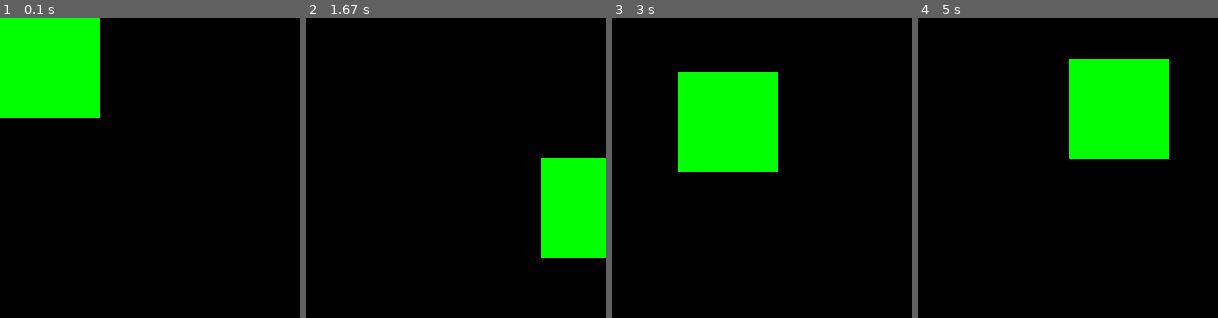
Above: before the commit, frames 1-4 (left to right).
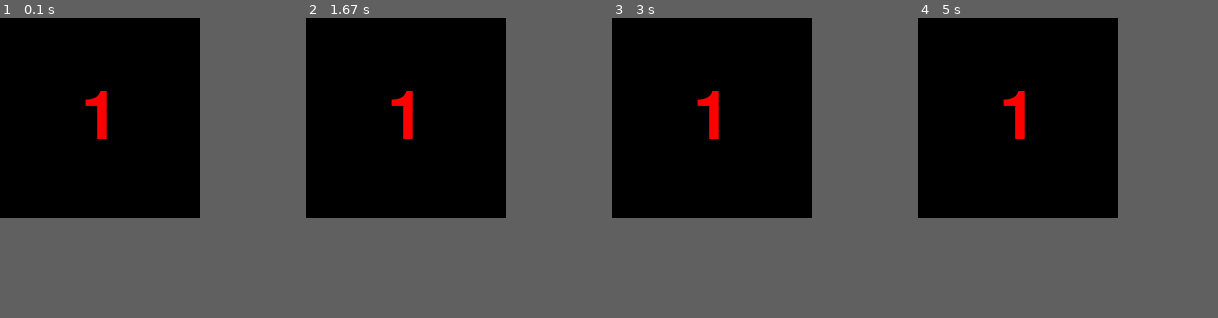
Above: after the commit, the same moments.

Repository: AidarusIkarus/pygame
Game: pygame game, started from main.py
Two runs of this game, one before a commit and one after it. Both use one fixed random seed, a clock stepped at 60 frames per second and the inputs below.
Inputs (mouse positions are in pixels of both pictures, inside the frame that each line leads up to):
- Up to frame 1 (0.1 s): no input
- Up to frame 2 (1.67 s): press the mouse at (357, 69) at 0.37 s; move the mouse to (411, 135) at 0.47 s; release the mouse at (468, 204) at 0.6 s; press the mouse at (468, 204) at 0.7 s; move the mouse to (483, 219) at 0.8 s; release the mouse at (498, 234) at 0.93 s; press the mouse at (468, 204) at 1.03 s; move the mouse to (516, 189) at 1.13 s; release the mouse at (564, 177) at 1.27 s
- Up to frame 3 (3 s): press the mouse at (879, 207) at 1.93 s; move the mouse to (777, 156) at 2.03 s; release the mouse at (672, 108) at 2.17 s; press the mouse at (690, 108) at 2.83 s; move the mouse to (729, 123) at 2.93 s
- Up to frame 4 (5 s): release the mouse at (1071, 138) at 3.07 s; press the mouse at (1071, 138) at 3.73 s; move the mouse to (1125, 210) at 3.83 s; release the mouse at (1179, 282) at 3.97 s; press the mouse at (1173, 273) at 4.63 s; move the mouse to (1143, 189) at 4.73 s; release the mouse at (1113, 102) at 4.87 s
In our replay, the window is 300x300 before the commit and 200x200 after it. These sizes can differ from the game's own. Grey fills any space a smaller window leaves; there, only what the larger window draws over its background counts as a difference.

The runs differ from the first frame. In frame 1, 12% of the frame differs, in the area x 0-36%, y 0-41%; in frame 2, 7.8%; in frame 3, 11%; in frame 4, 12%, in the area x 28-84%, y 13-47%.

Commit message:
pg2 4 Я слежу за тобой!

Diff:
--- a/main.py
+++ b/main.py
@@ -2,33 +2,26 @@
 
 if __name__ == '__main__':
     pygame.init()
-    pygame.display.set_caption('Перетаскивание')
-    size = (300, 300)
+    pygame.font.init()
+    pygame.display.set_caption('Я слежу за тобой!')
+    size = (200, 200)
 
     screen = pygame.display.set_mode(size)
     clock = pygame.time.Clock()
     running = True
-    boolean = False
-    x, y = 0, 0
-    prev_x, prev_y, new_x, new_y = 0, 0, 0, 0
+    count = 1
 
     while running:
         for event in pygame.event.get():
             if event.type == pygame.QUIT:
                 running = False
-            if event.type == pygame.MOUSEBUTTONDOWN:
-                if x < event.pos[0] < x + 100 and y < event.pos[1] < y + 100:
-                    boolean = True
+            if event.type == pygame.ACTIVEEVENT and event.state == pygame.APPACTIVE and event.gain == 0:
+                count += 1
 
-            if event.type == pygame.MOUSEMOTION:
-                if boolean:
-                    new_x, new_y = event.rel
-                    x += new_x
-                    y += new_y
-            if event.type == pygame.MOUSEBUTTONUP:
-                boolean = False
+        out = pygame.font.Font(None, 100).render(str(count), True, 'red')
+        screen.blit(out, (100 - out.get_rect().width / 2, 100 - out.get_rect().height / 2))
+        pygame.display.update()
+        pygame.display.flip()
         screen.fill('black')
 
-        pygame.draw.rect(screen, 'green', (x, y, 100, 100))
-        pygame.display.flip()
     pygame.quit()
